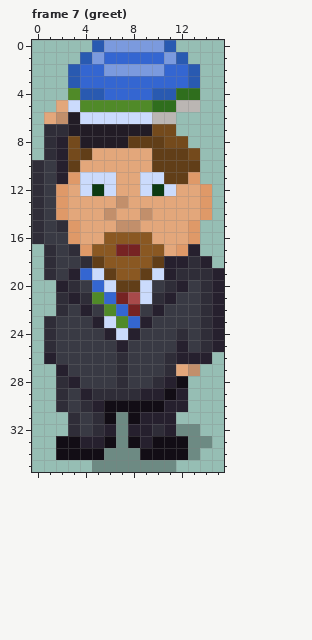
Two states of a pixel-art file, art/chars/cfe-ksv-otto.aseprite. Above: the version before the commit.
16x36 pixels, 7 frames. Shown: frame 7 (greet). The commit also changed other frames, which this record leaves out.
And afterwards:
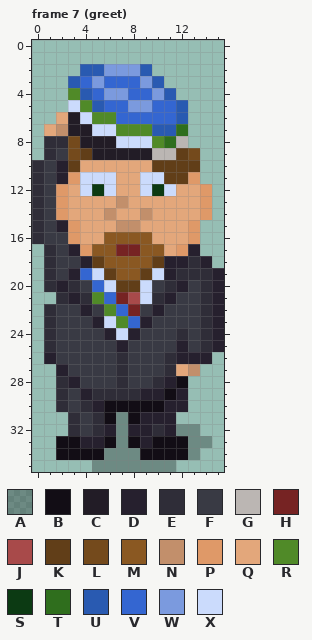
Palette (. is transparent): A #00000046  B #120d15  C #221c26  D #26202e  E #2f2d38  F #393a44  G #bbb6b3  H #762323  J #a84a4a  K #613e18  L #744a1c  M #8a5822  N #c28f6b  P #df9968  Q #e3a77b  R #508a28  S #0c3a13  T #2f6e1d  U #295ab1  V #3466d1  W #7b9ade  X #cbdbfc
From the commit log: Greet animation for Otto
The edit:
layer "tekkel" added
--- frame 7 (greet), layers "tekkel", "fraater"
@@ x 0..15 @@
- 0 .....UWWWWWU....
- 1 ....UWVVVVVWU...
- 2 ...UVVWWWWWVVU..
- 3 ...UVVVVVVVVVU..
- 4 ...RUUVVVVUUTT..
- 5 ..QXRRRRRRTTGG..
- 6 .QNCXXXXXXGG....
- 7 .EECCCCCCCLL....
- 8 .EDLCCCCKKKLL...
- 9 .EDLKQQQQQKKKL..
+ 0 ................
+ 1 ................
+ 2 ....UUWWWU......
+ 3 ...UVWVVVWU.....
+ 4 ...RUVWWVVWU....
+ 5 ...XRUVVWWVVU...
+ 6 ..QCXRRVVVVVU...
+ 7 .QNCCXXRRRUUT...
+ 8 .EELCCCXXXRTG...
+ 9 .EFLKCCCCCGGKL..
 10 EFDKQQQQQQKKKK..
@@ x 0..6 @@
 14 EFPQQQN
-15 EFEPQQQ
+15 EFDPQQQ
 16 EFFPQQM
-17 .EFEPMM
-18 .EFFEKM
+17 .EFDPMM
+18 .EFFDKM
 19 .EFDVXK
-20 ..DEFVX
+20 .EDEFVX
 21 ..EDERV
-22 ..EFDFR
+22 .EFFDFR
 23 .EFFFDX
Changed places in both pictures, as pixel boxes (x1, y1, x2, y2):
changed: (44, 40, 200, 160)
changed: (44, 220, 92, 316)
